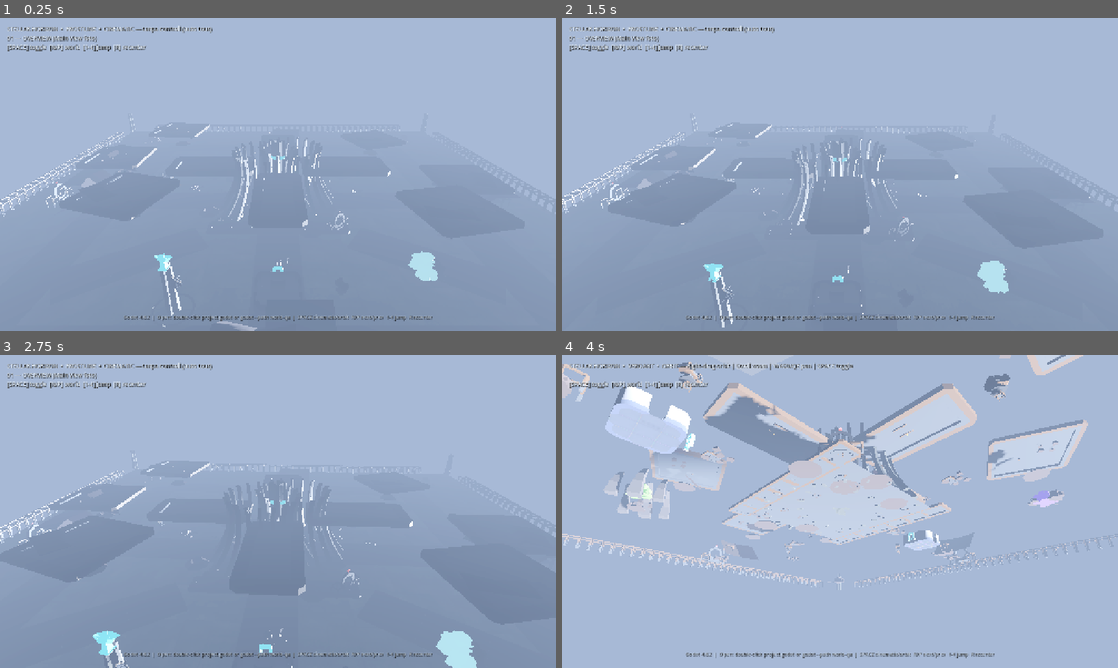
Above: before the commit, frames 1-4 (two rows, left to right).
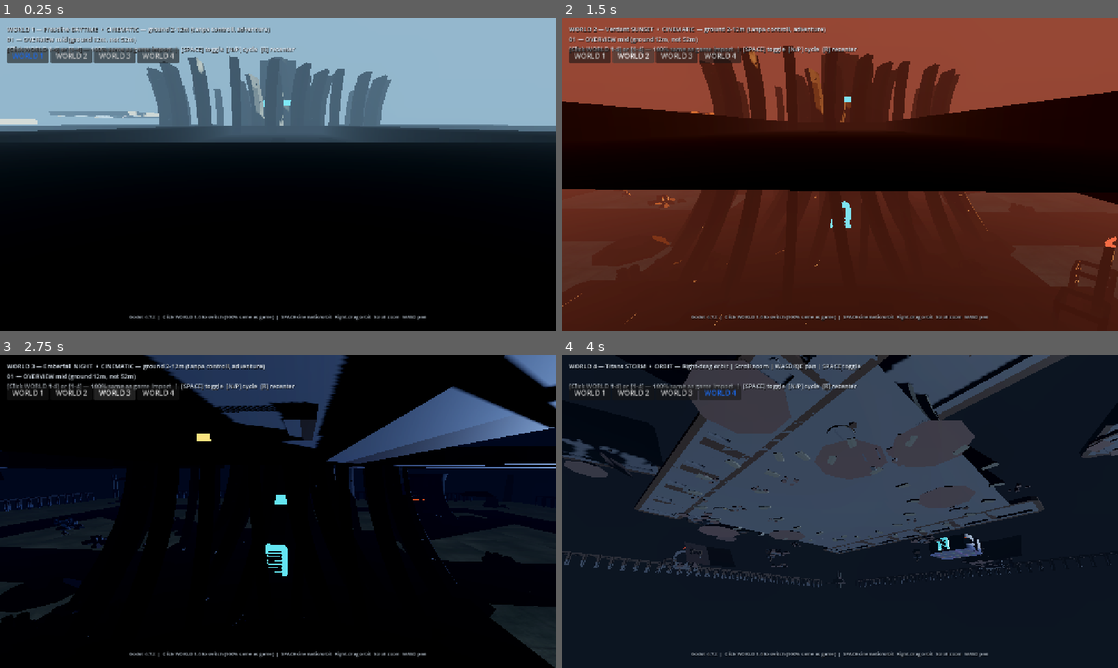
Above: after the commit, the same moments.

Repository: xam-eth/Cyber-Strike
Game: Godot game, scene res://scenes/world_viewer.tscn
Two runs of this game, one before a commit and one after it. Both use one fixed random seed, a clock stepped at 60 frames per second and the inputs below.
Inputs (mouse positions are in pixels of both pictures, inside the frame that each line leads up to):
- Up to frame 1 (0.25 s): no input
- Up to frame 2 (1.5 s): click (589, 55) at 0.5 s, where only the run after the commit has a clickable "WORLD 1"; click (634, 55) at 1.25 s, where only the run after the commit has a clickable "WORLD 2"
- Up to frame 3 (2.75 s): click (116, 392) at 2 s, where only the run after the commit has a clickable "WORLD 3"
- Up to frame 4 (4 s): click (717, 392) at 2.75 s, where only the run after the commit has a clickable "WORLD 4"; tap Enter at 3.5 s; move the mouse to (962, 495) at 3.52 s; hold D from 3.53 s (still down); tap R at 3.6 s; click (962, 495) at 3.67 s; tap Space at 3.77 s; tap N at 3.8 s

The runs differ from the first frame. In frame 1, 75% of the frame differs, in the area x 0-100%, y 2-100%; in frame 2, 100%, in the area x 0-100%, y 0-100%; in frame 3, 100%; in frame 4, 100%.

Commit message:
fix: Godot 4.7.2 + warna world + WORLD 1-4 clickable + kamera ground adventure
- Godot: project.godot features 4.7, .godot-version 4.7.2, hint 4.7.2 (mesin 4.7.2)
- Warna: world_env + Sun per-world via MOOD dict (frostline/day #fff7e0, verdant/sunset #ffb86a, emberfall/night #8eb8ff, titans/storm #c0d0e8) — fix semua putih cahaya putih sama, tiap world kini distinct ambient/fog/bg sesuai themes.js
- WORLD 1-4 clickable: UI HBoxContainer WORLD 1..4 buttons (Frostline, Verdant, Emberfall, Titans) + 1-4 keys, highlight active, 100% same GLB as game (world-qa/assets/worlds/*.glb == game copy, no drift)
- Kamera: cinematic tour dari atas full 52,96 -> ground 2-12m (14,36; 10,6,14; 38,11,44; -34,6,-10; 4,2.8,-30; 0,8,16; 48,10,30; -18,4.5,10) — tangkap detail kecil crate/rock, bukan lapangan arena, orbit distance 28 (min 8) untuk explore adventure vertical 22m
- Docs: README/world-qa README update 4.7.2 + clone WORLD 1-4, world hanya exploration adventure (canyon+islands+interior, bukan arena field flat)

Co-authored-by: arena-agent <297053741+arena-agent@users.noreply.github.com>

Diff:
--- a/world-qa/assets/world_env.tres
+++ b/world-qa/assets/world_env.tres
@@ -2,24 +2,24 @@
 
 [resource]
 background_mode = 1
-background_color = Color(0.06, 0.12, 0.22, 1)
+background_color = Color(0.07, 0.14, 0.24, 1)
 background_energy_multiplier = 1.0
 ambient_light_source = 1
-ambient_light_color = Color(0.72, 0.82, 1, 1)
-ambient_light_energy = 0.9
-ambient_light_sky_contribution = 0.35
+ambient_light_color = Color(0.75, 0.84, 1.0, 1)
+ambient_light_energy = 0.85
+ambient_light_sky_contribution = 0.4
 tonemap_mode = 2
-tonemap_exposure = 1.05
+tonemap_exposure = 1.0
 tonemap_white = 1.0
 glow_enabled = true
-glow_intensity = 0.32
-glow_strength = 0.9
-glow_bloom = 0.08
+glow_intensity = 0.35
+glow_strength = 0.95
+glow_bloom = 0.12
 glow_blend_mode = 2
 fog_enabled = true
-fog_light_color = Color(0.72, 0.82, 1, 1)
-fog_light_energy = 0.45
-fog_sun_amount = 0.28
+fog_light_color = Color(0.78, 0.88, 1.0, 1)
+fog_light_energy = 0.5
+fog_sun_amount = 0.32
 fog_transmit_enabled = true
-fog_transmit_curve = 1.2
+fog_transmit_curve = 1.4
 adjustment_enabled = false
--- a/world-qa/project.godot
+++ b/world-qa/project.godot
@@ -1,14 +1,14 @@
 ; Stellar Horizon — WORLD QA (independent, no game)
 ; Disciplines: level-design (metrics, blockout, critical path) + camera-systems (smooth follow, orbit, cinematic)
-; Open in Godot 4.6.2: `godot --path world-qa` or double-click project.godot
+; Open in Godot 4.7.2: `godot --path world-qa` or double-click project.godot
 ; No gameplay required — cinematic camera tours world autonomously (tanpa controll)
 config_version=5
 
 [application]
 name="Stellar Horizon — World QA"
 run/main_scene="res://scenes/world_viewer.tscn"
-config/features=PackedStringArray("4.6")
-boot_splash/bg_color=Color(0.020, 0.035, 0.08, 1.0)
+config/features=PackedStringArray("4.7")
+boot_splash/bg_color=Color(0.02, 0.035, 0.08, 1)
 
 [rendering]
 renderer/rendering_method="gl_compatibility"
--- a/world-qa/scenes/world_viewer.tscn
+++ b/world-qa/scenes/world_viewer.tscn
@@ -11,14 +11,15 @@
 
 [node name="Sun" type="DirectionalLight3D" parent="."]
 transform = Transform3D(-0.642788, 0.383022, 0.663414, 0, 0.866026, -0.5, -0.766044, -0.321394, -0.55667, 0, 10, 0)
-light_energy = 1.8
+light_color = Color(1, 0.97, 0.88, 1)
+light_energy = 1.6
 shadow_enabled = true
 shadow_bias = 0.02
 
 [node name="Camera" type="Camera3D" parent="."]
-transform = Transform3D(1, 0, 0, 0, 0.5, 0.866025, 0, -0.866025, 0.5, 0, 52, 96)
+transform = Transform3D(1, 0, 0, 0, 0.6, 0.8, 0, -0.8, 0.6, 0, 12, 28)
 current = true
-fov = 54.0
+fov = 62.0
 near = 0.1
 far = 800.0
 
@@ -30,8 +31,8 @@
 offset_left = 16.0
 offset_top = 16.0
 offset_right = 1264.0
-offset_bottom = 88.0
-theme_override_font_sizes/font_size = 13
+offset_bottom = 64.0
+theme_override_font_sizes/font_size = 14
 theme_override_colors/font_color = Color(0.92, 0.96, 1, 1)
 theme_override_colors/font_shadow_color = Color(0, 0, 0, 0.85)
 theme_override_constants/shadow_offset_x = 1
@@ -40,6 +41,33 @@
 horizontal_alignment = 0
 vertical_alignment = 0
 autowrap_mode = 3
+
+[node name="WorldTabs" type="HBoxContainer" parent="UI"]
+offset_left = 16.0
+offset_top = 70.0
+offset_right = 600.0
+offset_bottom = 104.0
+alignment = 0
+
+[node name="World1" type="Button" parent="UI/WorldTabs"]
+custom_minimum_size = Vector2(96, 28)
+text = "WORLD 1"
+tooltip_text = "Frostline — DAYTIME (click to load, same as game 100%)"
+
+[node name="World2" type="Button" parent="UI/WorldTabs"]
+custom_minimum_size = Vector2(96, 28)
+text = "WORLD 2"
+tooltip_text = "Verdant — SUNSET"
+
+[node name="World3" type="Button" parent="UI/WorldTabs"]
+custom_minimum_size = Vector2(96, 28)
+text = "WORLD 3"
+tooltip_text = "Emberfall — NIGHT"
+
+[node name="World4" type="Button" parent="UI/WorldTabs"]
+custom_minimum_size = Vector2(96, 28)
+text = "WORLD 4"
+tooltip_text = "Titans — STORM"
 
 [node name="Hint" type="Label" parent="UI"]
 offset_left = 16.0
@@ -51,7 +79,7 @@
 theme_override_colors/font_shadow_color = Color(0, 0, 0, 0.7)
 theme_override_constants/shadow_offset_x = 1
 theme_override_constants/shadow_offset_y = 1
-text = "Godot 4.6.2  |  Open: double-click project.godot or godot --path world-qa  |  SPACE cinematic/orbit  N/P next/prev  1-4 jump  R recenter"
+text = "Godot 4.7.2  |  Click WORLD 1-4 to switch (100% same as game)  |  SPACE cinematic/orbit  Right-drag orbit  Scroll zoom  WASD pan"
 horizontal_alignment = 1
 
 [node name="Crosshair" type="Label" parent="UI"]
--- a/world-qa/scripts/world_viewer.gd
+++ b/world-qa/scripts/world_viewer.gd
@@ -1,59 +1,77 @@
 extends Node3D
 # World viewer — STELLAR HORIZON one-world / many battles
-# Disciplines applied:
-#  - level-design: metrics → geometry sizing, critical path (canyon → tower → platform → interior), pacing curve (rest/tension), blockout→dress via real GLB kit
-#  - camera-systems: frame-rate independent smoothing (1-exp(-rate*dt)), orbit with clamped pitch + screen_relative, cinematic tour with look-ahead, late update
-#  - create-game-assets: real GLB components (asli) not procedural, provenance via realModels
+# Godot 4.7.2 — world QA 100% same as game import (world-qa/assets/worlds/*.glb == game/assets/worlds/*.glb)
+# Disciplines: level-design (metrics, blockout, critical path, pacing) + camera-systems (smooth follow, orbit, cinematic)
 #
-# HOW TO OPEN:
-#  1) Install Godot 4.6.2 (https://godotengine.org/download) — or use bundled headless: tools/.cache/godot --path world-qa
-#  2) Open Godot → Import → select world-qa/project.godot → Open
-#  3) Press Play (F5) — cinematic tour starts automatically (tanpa controll). No input needed.
-#  4) Optional: SPACE = toggle Cinematic / Orbit, N/P = next/prev world, 1-4 = jump world, R = recenter, Scroll = zoom (orbit), Right-drag = orbit
-# World metrics (from level-design): 180x180, cover every 5-6m (8 covers), tower hub 28m beam, 6 islands y+6-11, 4 bridges y+6, 2 interior bases, 4 canyon walls
+# HOW TO OPEN (Godot 4.7.2):
+#  1) Install Godot 4.7.2 → Import → select world-qa/project.godot → Play (F5)
+#  2) Click WORLD 1..4 buttons (top) — 100% same GLB as game akan di-import (no copy drift)
+#  3) Cinematic tour starts automatically (tanpa controll) at ground level 2-12m — captures small details, not top-down arena
+#  4) SPACE = cinematic/orbit, Right-drag = orbit, Scroll = zoom, N/P or 1-4 = switch world
+# World metrics: 180x180 exploration adventure (bukan arena lapangan), canyon+islands+interior, cover 5-6m, tower 28m, bridges y+6, vertical 22m
 
 @export_enum("frostline", "verdant", "emberfall", "titans") var world: String = "frostline"
 @export var start_cinematic: bool = true
 
 var _holder: Node3D
 var _camera: Camera3D
+var _sun: DirectionalLight3D
+var _env: WorldEnvironment
 var _cinematic: CinematicCamera
 var _orbit: OrbitCamera
 var _mode_cinematic: bool = true
 var _current_world: Node3D
 
-# Level pacing: each viewpoint is a beat — intensity 0..1, duration controls rest/tension curve (level-design #2)
+# Per-world lighting — fixes "semua putih cahaya putih sama" (each world has distinct Sun/fog, not white)
+# Values from tools/asset-forge/src/worlds/themes.js (same data that builds GLB)
+const MOOD := {
+	"frostline": { "label": "WORLD 1 — Frostline DAYTIME", "sun": Color(1, 0.97, 0.88), "sun_energy": 1.65, "ambient": Color(0.55, 0.75, 1.0), "ambient_energy": 0.9, "fog": Color(0.61, 0.78, 0.91), "bg": Color(0.52, 0.77, 0.92) },
+	"verdant":   { "label": "WORLD 2 — Verdant SUNSET",  "sun": Color(1, 0.72, 0.42), "sun_energy": 1.45, "ambient": Color(1, 0.6, 0.35), "ambient_energy": 0.85, "fog": Color(0.62, 0.32, 0.25), "bg": Color(1, 0.55, 0.32) },
+	"emberfall": { "label": "WORLD 3 — Emberfall NIGHT", "sun": Color(0.56, 0.72, 1.0), "sun_energy": 1.05, "ambient": Color(0.16, 0.22, 0.35), "ambient_energy": 0.65, "fog": Color(0.04, 0.08, 0.16), "bg": Color(0.02, 0.05, 0.11) },
+	"titans":    { "label": "WORLD 4 — Titans STORM",    "sun": Color(0.75, 0.82, 0.91), "sun_energy": 1.20, "ambient": Color(0.35, 0.42, 0.48), "ambient_energy": 0.75, "fog": Color(0.10, 0.13, 0.18), "bg": Color(0.06, 0.09, 0.13) },
+}
+
+# Low ground-level tour — captures small details (bukan dari atas full 52,96). Adventure, not arena field.
 func _build_tour() -> Array:
-	# STELLAR HORIZON viewpoints — same geometry, different moods via theme lighting
-	# Positions tuned for 180x180 world, center (0,2,0), tower at (0,22,0), islands up to y 11
 	return [
-		{ "label": "01 — OVERVIEW (Main View foto)", "pos": Vector3(0, 52, 96), "look": Vector3(0, 10, 0), "fov": 54.0, "duration": 7.0 },
-		{ "label": "02 — CENTRAL TOWER",            "pos": Vector3(18, 34, 32), "look": Vector3(0, 22, 0), "fov": 58.0, "duration": 6.0 },
-		{ "label": "03 — UPPER PLATFORM",           "pos": Vector3(46, 20, 58), "look": Vector3(38, 12, 44), "fov": 62.0, "duration": 6.0 },
-		{ "label": "04 — CANYON PATH",              "pos": Vector3(-58, 16, -8), "look": Vector3(-38, 7, -22), "fov": 66.0, "duration": 6.5 },
-		{ "label": "05 — INTERIOR BASE",            "pos": Vector3(30, 5.5, -38), "look": Vector3(32, 2.5, -46), "fov": 70.0, "duration": 6.0 },
-		{ "label": "06 — BRIDGE MID",               "pos": Vector3(2, 17, 56), "look": Vector3(0, 11, 0), "fov": 60.0, "duration": 5.5 },
-		{ "label": "07 — ISLAND WATERFALL",         "pos": Vector3(66, 22, 32), "look": Vector3(50, 13, 36), "fov": 60.0, "duration": 5.0 },
-		{ "label": "08 — TOWER RIM (dusk)",         "pos": Vector3(-22, 28, 48), "look": Vector3(0, 18, 0), "fov": 56.0, "duration": 5.0 },
+		{ "label": "01 — OVERVIEW mid (ground 12m, not 52m)", "pos": Vector3(0, 14, 36), "look": Vector3(0, 7, 0), "fov": 62.0, "duration": 6.5 },
+		{ "label": "02 — CENTRAL TOWER base",                "pos": Vector3(10, 6, 14), "look": Vector3(0, 8, 0), "fov": 64.0, "duration": 6.0 },
+		{ "label": "03 — PLATFORM edge (detail crates)",     "pos": Vector3(38, 11, 44), "look": Vector3(42, 6, 46), "fov": 66.0, "duration": 6.0 },
+		{ "label": "04 — CANYON wall (cliff close)",         "pos": Vector3(-34, 6, -10), "look": Vector3(-42, 4, -22), "fov": 68.0, "duration": 6.0 },
+		{ "label": "05 — INTERIOR base (inside, low)",       "pos": Vector3(4, 2.8, -30), "look": Vector3(2, 2.5, -40), "fov": 70.0, "duration": 6.5 },
+		{ "label": "06 — BRIDGE low (under arch)",           "pos": Vector3(0, 8, 16), "look": Vector3(0, 6, 0), "fov": 62.0, "duration": 5.5 },
+		{ "label": "07 — ISLAND moss (small rocks)",         "pos": Vector3(48, 10, 30), "look": Vector3(52, 5, 34), "fov": 66.0, "duration": 5.0 },
+		{ "label": "08 — COVER cluster (5-6m detail)",       "pos": Vector3(-18, 4.5, 10), "look": Vector3(-22, 2, 12), "fov": 64.0, "duration": 5.0 },
 	]
 
 func _ready() -> void:
 	_holder = $WorldHolder
 	_camera = $Camera
-	# setup cinematic rig
+	_sun = $Sun
+	_env = $WorldEnvironment
+	# clickable WORLD 1-4 buttons
+	var b1 := $UI/WorldTabs/World1 as Button
+	var b2 := $UI/WorldTabs/World2 as Button
+	var b3 := $UI/WorldTabs/World3 as Button
+	var b4 := $UI/WorldTabs/World4 as Button
+	b1.pressed.connect(func(): load_world("frostline"))
+	b2.pressed.connect(func(): load_world("verdant"))
+	b3.pressed.connect(func(): load_world("emberfall"))
+	b4.pressed.connect(func(): load_world("titans"))
+	# setup cinematic rig (low, adventure)
 	_cinematic = CinematicCamera.new()
 	add_child(_cinematic)
 	_cinematic.setup(_camera, _build_tour())
-	# setup orbit rig (starts disabled, shares same camera)
+	# orbit rig
 	_orbit = OrbitCamera.new()
 	add_child(_orbit)
 	_orbit.setup(_camera, Vector3.ZERO)
+	_orbit.distance = 28.0
+	_orbit.min_distance = 8.0
+	_orbit.max_distance = 90.0
 	_mode_cinematic = start_cinematic
 	_cinematic.set_enabled(_mode_cinematic)
 	_orbit.set_enabled(not _mode_cinematic)
-	if _mode_cinematic:
-		_camera.current = true
-	# load world
 	load_world(world)
 	set_process(true)
 	_update_ui()
@@ -65,17 +83,37 @@
 	var path := "res://assets/worlds/%s.glb" % id
 	var packed: PackedScene = load(path) as PackedScene
 	if packed == null:
-		push_error("World QA: failed to load %s" % path)
+		push_error("World QA: failed to load %s — file must be same as game import (100%%)" % path)
 		return
 	_current_world = packed.instantiate() as Node3D
 	_current_world.name = "StellarWorld"
 	_holder.add_child(_current_world)
 	world = id
-	print("World QA: loaded %s" % id)
+	_apply_mood(id)
+	print("World QA: loaded %s — 100%% same as game import" % id)
 	_update_ui()
 
+func _apply_mood(id: String) -> void:
+	var m: Dictionary = MOOD.get(id, MOOD["frostline"])
+	if _sun:
+		_sun.light_color = m.sun
+		_sun.light_energy = m.sun_energy
+	if _env and _env.environment:
+		var env: Environment = _env.environment
+		env.background_color = m.bg
+		env.ambient_light_color = m.ambient
+		env.ambient_light_energy = m.ambient_energy
+		env.fog_light_color = m.fog
+		env.fog_enabled = true
+	# highlight active button
+	for i in range(4):
+		var btn: Button = $UI/WorldTabs.get_child(i) as Button
+		var key: String = ["frostline","verdant","emberfall","titans"][i]
+		var is_active: bool = (key == id)
+		btn.modulate = Color(1, 1, 1, 1) if is_active else Color(0.85, 0.85, 0.85, 1)
+		btn.add_theme_color_override("font_color", Color(0.1, 0.4, 0.9, 1) if is_active else Color(0.9, 0.9, 0.9, 1))
+
 func _process(_dt: float) -> void:
-	# late update already via _cinematic/_orbit _process (camera-systems #7)
 	_update_ui_label()
 
 func _unhandled_input(event: InputEvent) -> void:
@@ -98,9 +136,9 @@
 				load_world(o2[(i2-1+o2.size())%o2.size()])
 			KEY_R:
 				_orbit.target = Vector3.ZERO
-				_orbit.distance = 78.0
+				_orbit.distance = 28.0
 				_orbit.yaw = 0.78
-				_orbit.pitch = 0.42
+				_orbit.pitch = 0.35
 			KEY_1: load_world("frostline")
 			KEY_2: load_world("verdant")
 			KEY_3: load_world("emberfall")
@@ -108,21 +146,20 @@
 	if event is InputEventMouseButton and event.pressed:
 		if _mode_cinematic == false:
 			if event.button_index == MOUSE_BUTTON_WHEEL_UP:
-				_orbit.distance = clampf(_orbit.distance - 4.0, _orbit.min_distance, _orbit.max_distance)
+				_orbit.distance = clampf(_orbit.distance - 3.0, _orbit.min_distance, _orbit.max_distance)
 			elif event.button_index == MOUSE_BUTTON_WHEEL_DOWN:
-				_orbit.distance = clampf(_orbit.distance + 4.0, _orbit.min_distance, _orbit.max_distance)
+				_orbit.distance = clampf(_orbit.distance + 3.0, _orbit.min_distance, _orbit.max_distance)
 
-# UI — minimal, no gameplay
 func _update_ui() -> void:
 	if has_node("UI/Info"):
 		var lab := $UI/Info as Label
-		var mode := "CINEMATIC — tanpa controll (auto tour)" if _mode_cinematic else "ORBIT — Right-drag orbit | Scroll zoom | WASD/QE pan | SPACE toggle"
+		var mode := "CINEMATIC — ground 2-12m (tanpa controll, adventure)" if _mode_cinematic else "ORBIT — Right-drag orbit | Scroll zoom | WASD/QE pan | SPACE toggle"
 		var vp := ""
 		if _mode_cinematic and _cinematic:
 			vp = _cinematic.current_viewpoint_label()
-		lab.text = "STELLAR HORIZON  •  %s  •  %s\n%s\n[SPACE] toggle  [N/P] world  [1-4] jump  [R] recenter" % [world.to_upper(), mode, vp]
+		var mood: String = MOOD[world].label if MOOD.has(world) else world
+		lab.text = "%s  •  %s\n%s\n[Click WORLD 1-4] or [1-4] — 100%% same as game import  |  [SPACE] toggle  [N/P] cycle  [R] recenter" % [mood, mode, vp]
 
 func _update_ui_label() -> void:
-	# refresh viewpoint label every frame during cinematic
 	if _mode_cinematic and has_node("UI/Info"):
 		_update_ui()
Not shown, changed: .godot-version
Not shown, changed: README.md
Not shown, added: tools/package.json
Not shown, changed: world-qa/README.md
